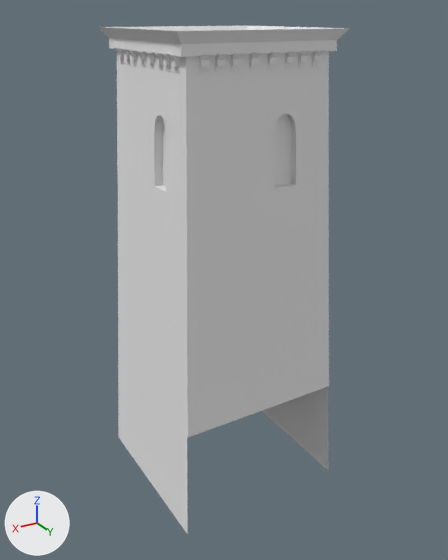
An edit to the COLLADA model art/meshes/structural/byza_sentry_tower.dae, drawn before and after from the same camera.
Rendered twice from a camera (50 mm lens) standing at (11.39, 19.35, 13.8) and looking at (-0.09, 0.21, 4.23). The axes (+X, +Y, +Z) are drawn at lower left. The lights are the same throughout.
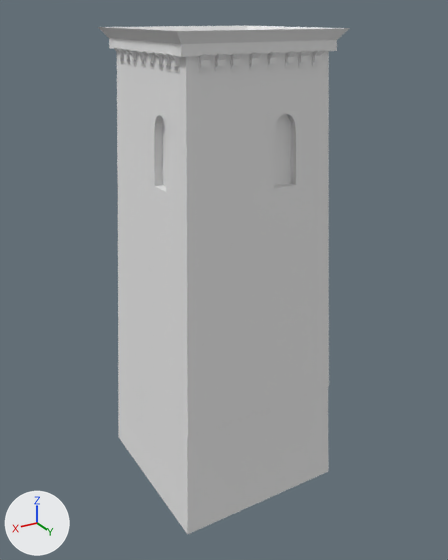
Pixel boxes (x1, y1, x2, y2) of what changed, in the pictures (448 x 560 px):
part 1 of me_cube_006, added
    after: (187, 387, 329, 534)

The change in detail:
me_cube_006 is used by ob_cube_001; location (0.0, 0.0, 0.0).
me_cube_006 had 1078 vertices, 1551 faces and spanned x -3.4..3.4, y -3.4..3.4, z -4.3..13.4.
me_cube_006 now has 1087 vertices, 1569 faces and spans x -3.4..3.4, y -3.4..3.4, z -4.3..13.4.
Part 1, on me_cube_006:
9 vertices are added at x -1.9..0.5, y 3.2..3.4, z -4.3..0.0.
18 new faces join them.
